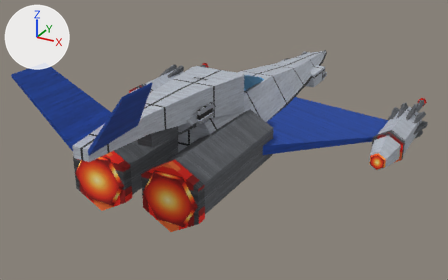
The glTF model art/models/kite.glb, before and after one commit.
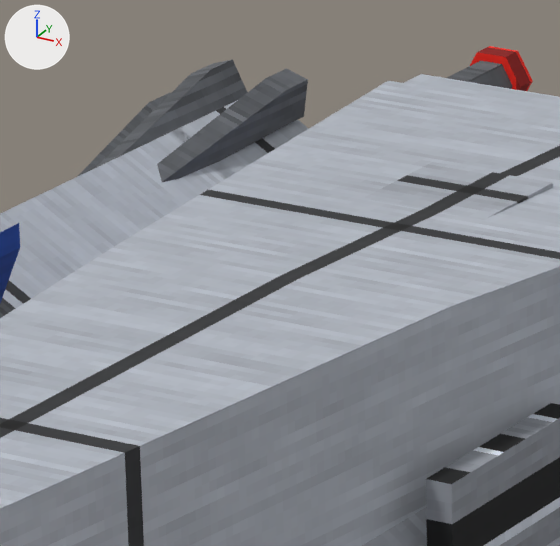
There are two pictures of each version: one whole from a 50 mm lens placed at (59.6, -123.7, 49.8), pointed at (-0.7, -14.1, -5.0), one close up on the part from 33% to 47% of the width and 21% to 42% of the height. The lights are fixed; the arrows at upper left show +X, +Y and +Z. The older version's two pictures come first. Where no turn or scale is listed for an object, it has been applied to the vertices.

The first close-up shows 'driver', 'driver_inlet', 'driver_muzzle', 'driver_rail', 'intake', 'intake_lip', 'intake_slits.001', 'pad.001', 'pinion.002', 'pinion.003', 'stabiliser.001', 'tail_boom' and 2 more.
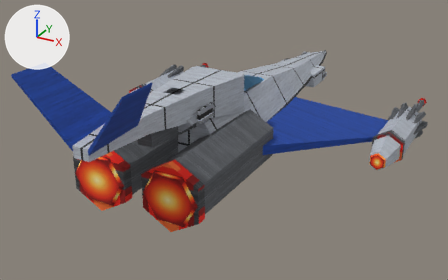
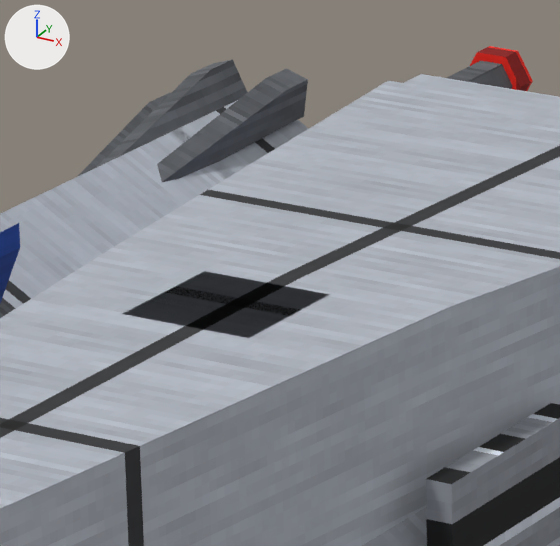
Location of each change, [x1, y1, x2, y2] in pixels of the close-ups (560 x 546 px):
'pad.001', moved: before [362, 162, 553, 220]; after [125, 271, 330, 338]

The change, as a list of edits to the scene's bpy script:
```text
Change ob_pad_001:
    ob_pad_001.location: (0.0, -25.0, 12.3) -> (0.0, -34.0, 12.5)
```
